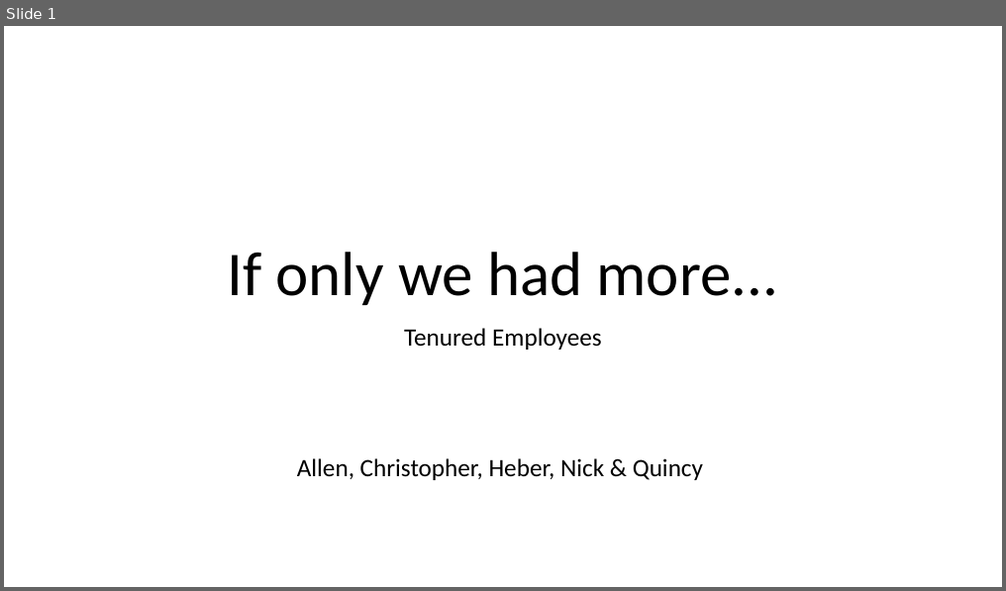
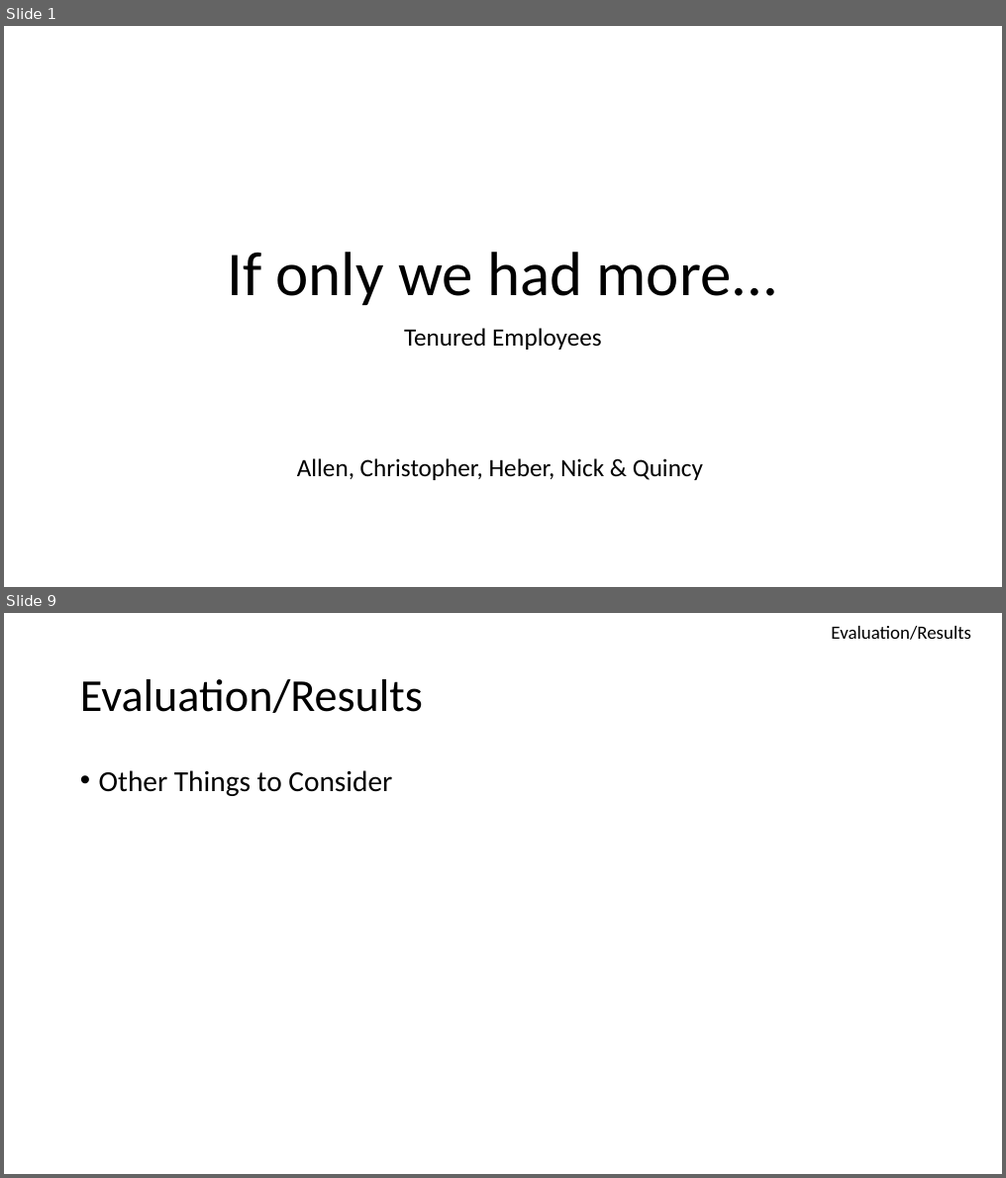
Before and after one commit to hebernielsen/DDS-CaseStudy-2, a slide deck: DDS_Case_Study_2_Presentation.pptx. Shown one above the other, each under a label of ours: slide 1 before the commit, slides 1 and 9 after it; the slides between them are not shown. The pictures are 1006x591 and 1006x1178 pixels, drawn with LibreOffice and Linux fonts; fonts in the diff are those of the drawing. Boxes give left, top, right and bottom in pixels: in the first picture for what was removed or moved away, otherwise in the second. Text is boxed around its words. In the diff, an @@ line names an element or a change of style, - is before the commit and + after.

```diff
--- a/DDS_Case_Study_2_Presentation.pptx
+++ b/DDS_Case_Study_2_Presentation.pptx
@@ slide 9 added at bbox=[4, 613, 1002, 1174], background #FFFFFF @@
@@ text added at bbox=[831, 626, 971, 640], 18 pt, text #000000 @@
+Evaluation/Results
@@ title added at bbox=[80, 679, 423, 713], 44 pt, text #000000 @@
+Evaluation/Results
@@ text added at bbox=[99, 770, 392, 796], 28 pt, text #000000 @@
+• Other Things to Consider
```
Also in this commit, not shown: 3 slides changed, 7 other slides added, 2 other files.
